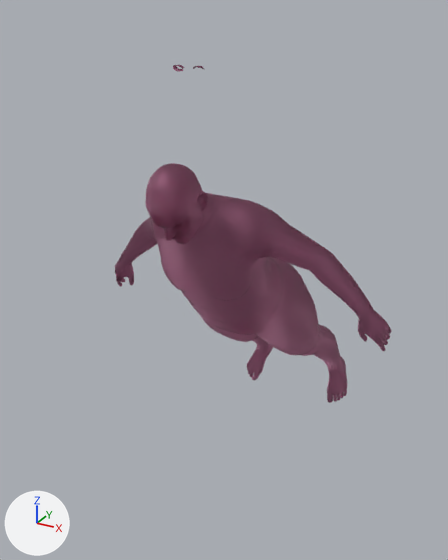
The glTF model 50/pos2.glb: old version first, new version second.
Both versions are drawn from a camera (50 mm lens) standing at (153.3, -173.7, 184.9) and looking at (40.9, 30.7, 82.7). The axes (+X, +Y, +Z) are drawn at lower left. The lights are the same throughout.

In view in the first picture: 'f_mana'.
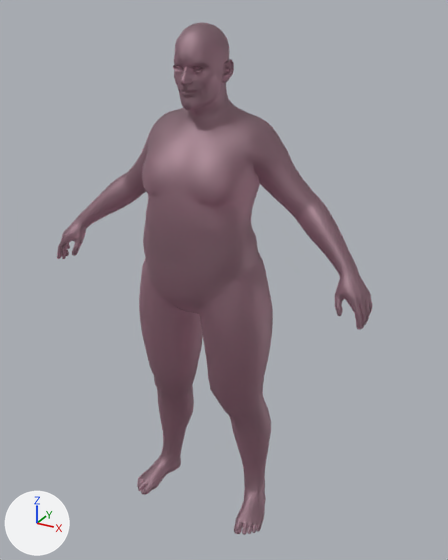
Pixel boxes (x1, y1, x2, y2) of what changed, in the pictures (448 x 560 px; the box of a moved part takes in the faces that stretch with it):
'f_mana', surface changed, reshaped (14% wider, 52% taller): before (115, 65, 391, 403); after (57, 22, 373, 535)
part 1 of me_f_mana, moved or reshaped: before (115, 163, 391, 403); after (57, 22, 373, 535)
part 2 of me_f_mana, moved or reshaped: before (174, 224, 182, 229); after (193, 69, 204, 72)

Edits to the bpy script that builds the scene:
```text
Change mat_fat_m_default:
    mat_fat_m_default.ior: 1.22 -> 2.32
Change me_f_mana:
    where me_f_mana.from_pydata(...)  # 14164 vertices, 28092 faces; spans x -11.0..111.0, y -28.0..106.0, z -2.0..169.0
    used by ob_f_mana; location = (0.0, 0.0, 0.0)
    me_f_mana part 1: the loose piece of 13388 vertices spanning x -11.0..111.0, y -28.0..106.0, z -2.0..141.0 is turned -43.9 degrees about the x axis through its middle, then moved by (0.0, -40.0, 18.0)
    me_f_mana part 2: the loose piece of 165 vertices spanning x 52.0..55.0, y -22.0..-21.0, z 123.0..125.0 is moved by (0.0, 14.0, 44.0)
```
